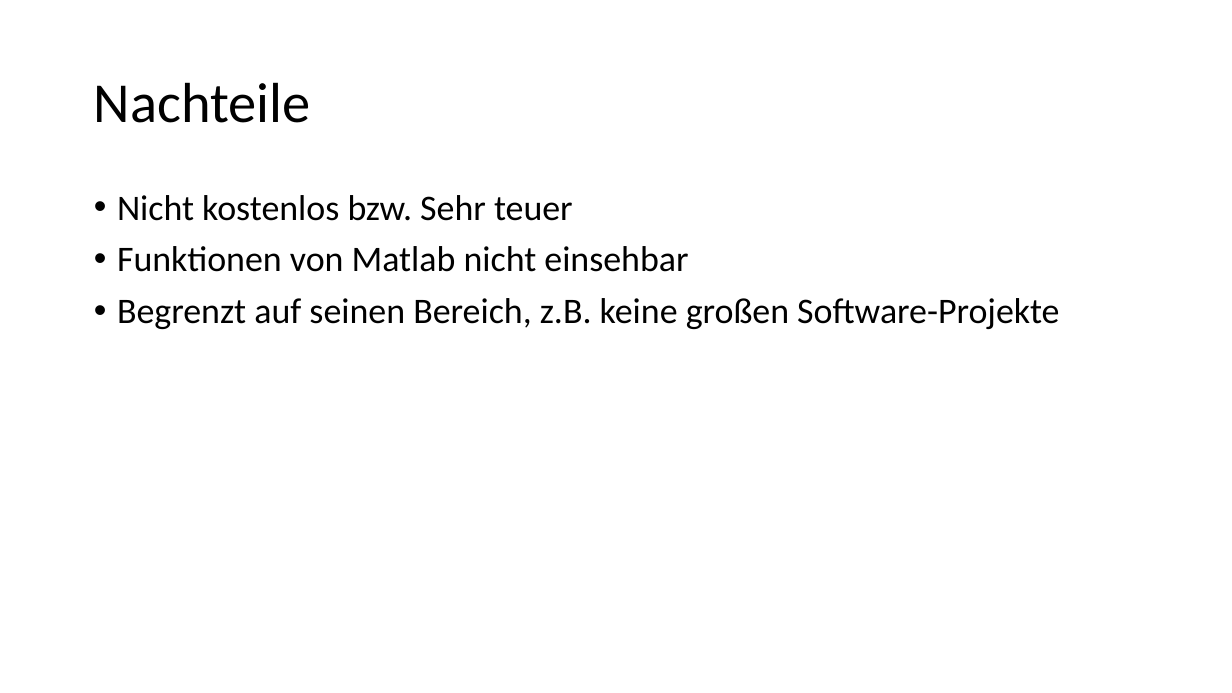
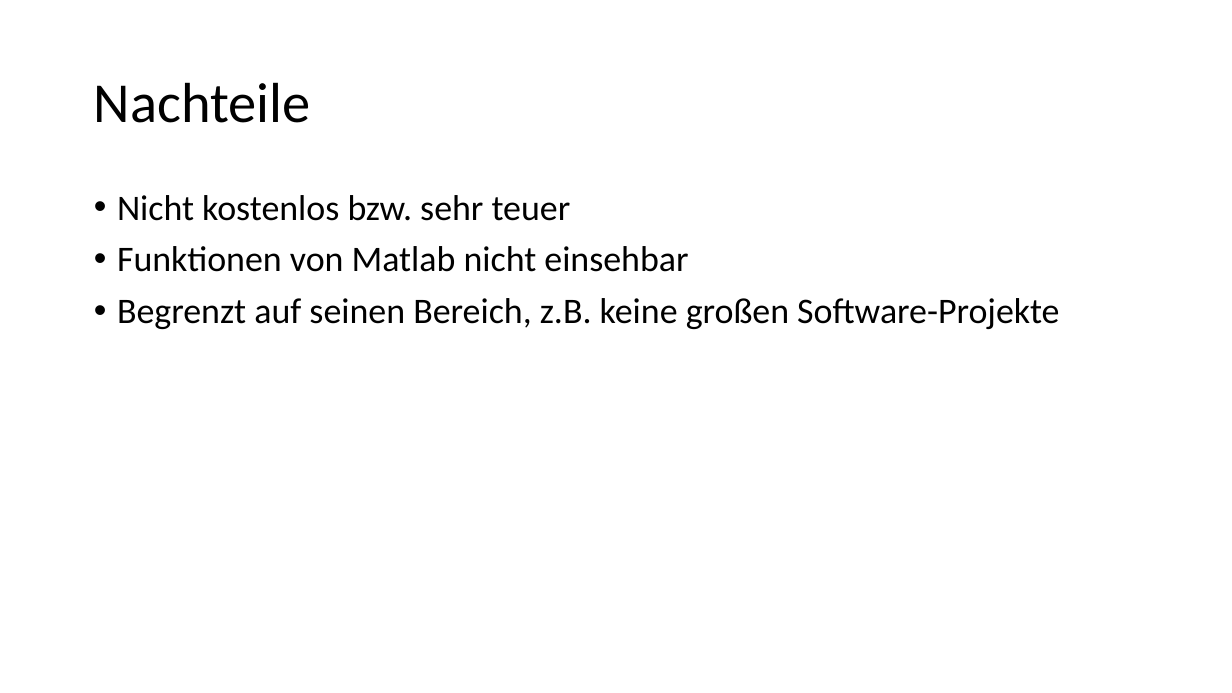
Before and after one commit to VincentBezold/Matlab-course, a slide deck: slide 8 of MatlabKurs.pptx. Drawn at 1232x693 pixels with LibreOffice and Linux fonts; fonts in the diff are those of the drawing. Boxes give left, top, right and bottom in pixels: in the first picture for what was removed or moved away, otherwise in the second. Text is boxed around its words. In the diff, an @@ line names an element or a change of style, - is before the commit and + after.

```diff
--- a/MatlabKurs.pptx
+++ b/MatlabKurs.pptx
@@ text at [117, 195, 571, 221]: text changed @@
-• Nicht kostenlos bzw. Sehr teuer
+• Nicht kostenlos bzw. sehr teuer
```
Also in this commit, not shown: 1 other slide changed, 2 slides added, 1 slide removed, 4 other files.
